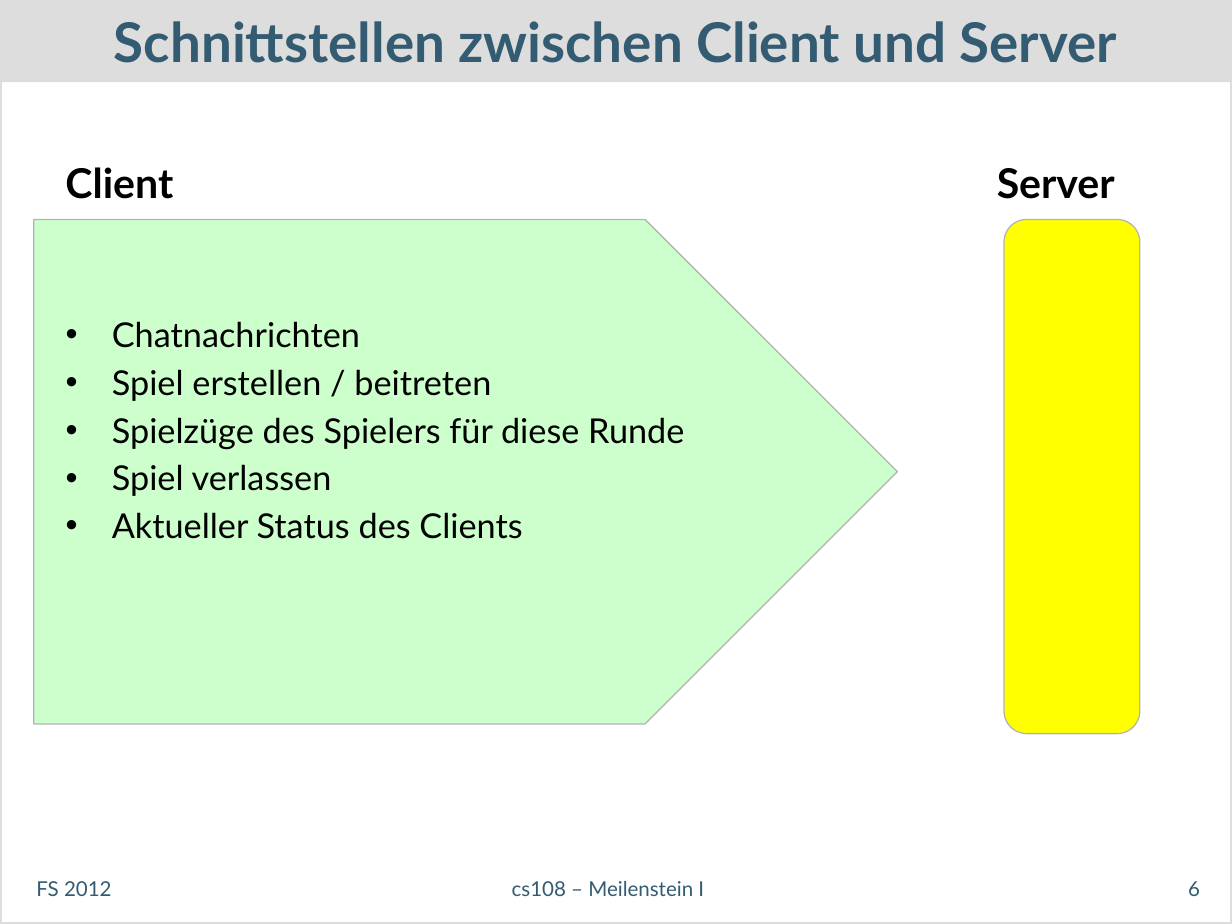
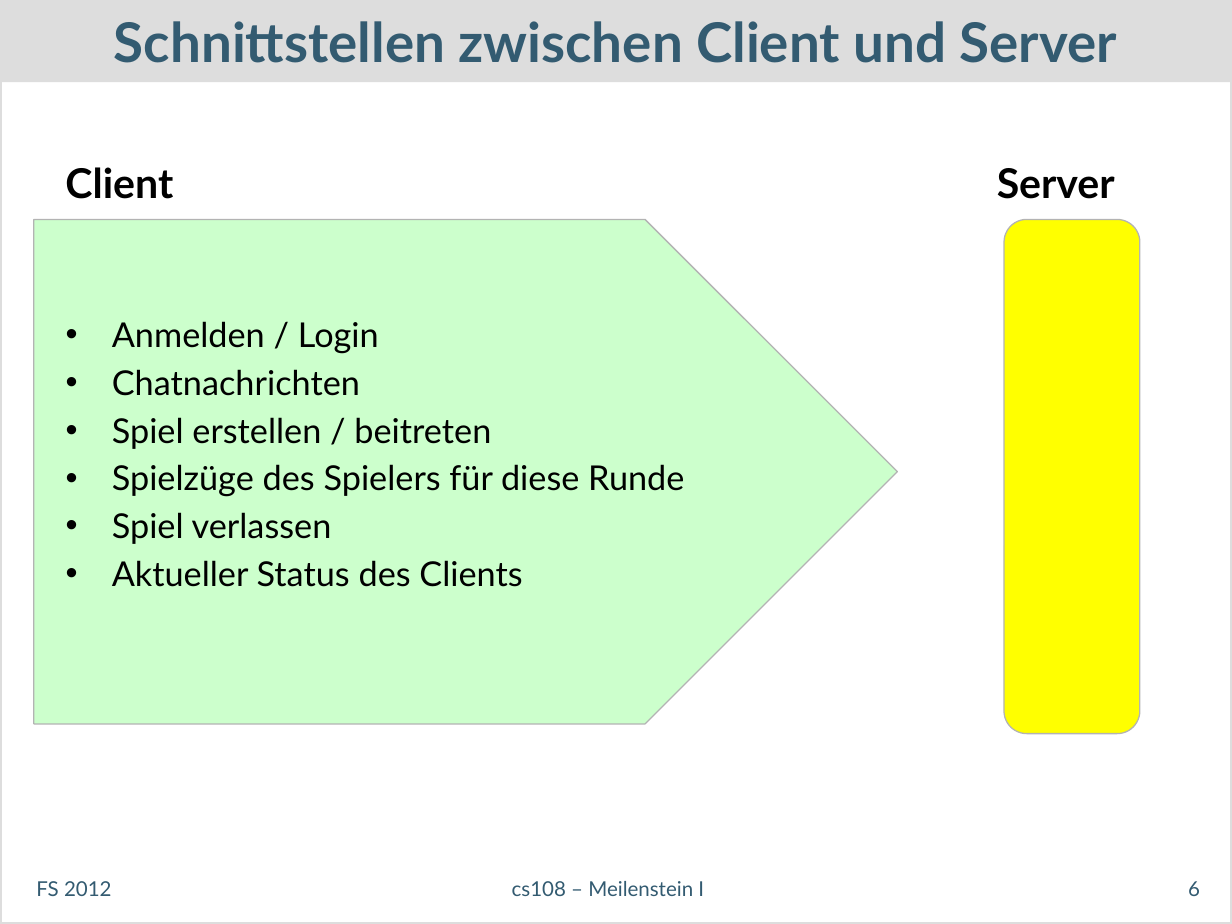
Before and after one commit to dihydrogenmonoxide/CS108, a slide deck: slide 6 of presentations/meilenstein1_v1.pptx. Drawn at 1232x924 pixels with LibreOffice and Linux fonts; fonts in the diff are those of the drawing. Boxes give left, top, right and bottom in pixels: in the first picture for what was removed or moved away, otherwise in the second. Text is boxed around its words. In the diff, an @@ line names an element or a change of style, - is before the commit and + after.

```diff
--- a/presentations/meilenstein1_v1.pptx
+++ b/presentations/meilenstein1_v1.pptx
@@ text at (112,321,379,353): paragraph added @@
+• Anmelden / Login
```
Also in this commit, not shown: 2 other slides changed, 1 slide removed.
